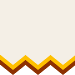
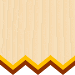
Comparing the layer stacks of the two 75 × 75 images. Changes:
painted on "Layer #1" over (0, 0, 75, 65)
